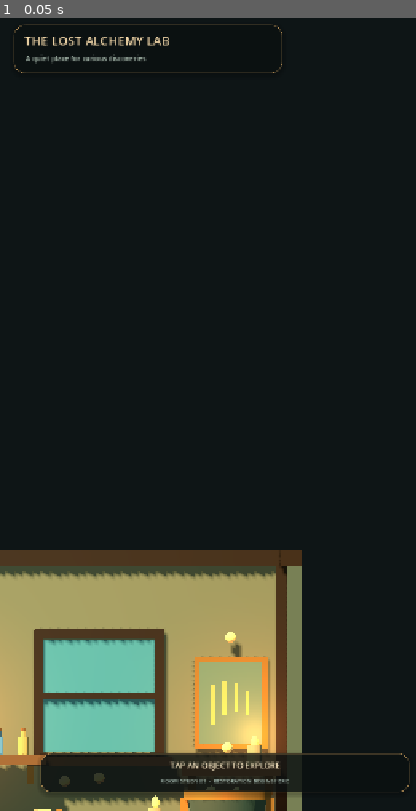
Above: before the commit, frame 1.
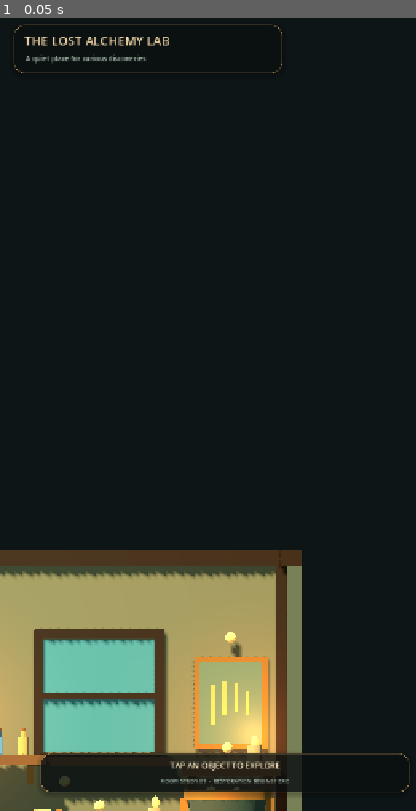
Above: after the commit, the same moment.

Repository: Kryodo/spell-sort-game
Game: Godot game, scene res://scenes/lab_room_prototype.tscn
Two runs of this game, one before a commit and one after it. Both use one fixed random seed, a clock stepped at 60 frames per second and the inputs below.
Inputs:
- Up to frame 1 (0.05 s): no input

The runs differ from the first frame. In frame 1, less than 0.1% of the frame differs, in the area x 22-26%, y 95-100%.

Commit message:
Keep grimoire hit target distinct from the workbench target

Diff:
--- a/scripts/lab_room_prototype.gd
+++ b/scripts/lab_room_prototype.gd
@@ -194,7 +194,7 @@
 	_register_interactable(
 		"alchemy_table", "Alchemy Table",
 		"Your first experiment is ready. Separate the tangled tide, moon and ember essences by guiding each vial's open mouth into position.",
-		Vector3(0.0, 1.32, 1.72), Vector3(2.72, 0.78, 1.52)
+		Vector3(0.0, 1.17, 1.72), Vector3(2.72, 0.30, 1.52)
 	)
 	_register_interactable(
 		"grimoire", "The Grimoire",
